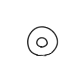
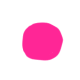
Comparing the layer stacks of the two 80x80 images. Changes:
hid "outline 1" over [22, 22, 64, 61]
showed "Outline 2" over [22, 22, 64, 61]
